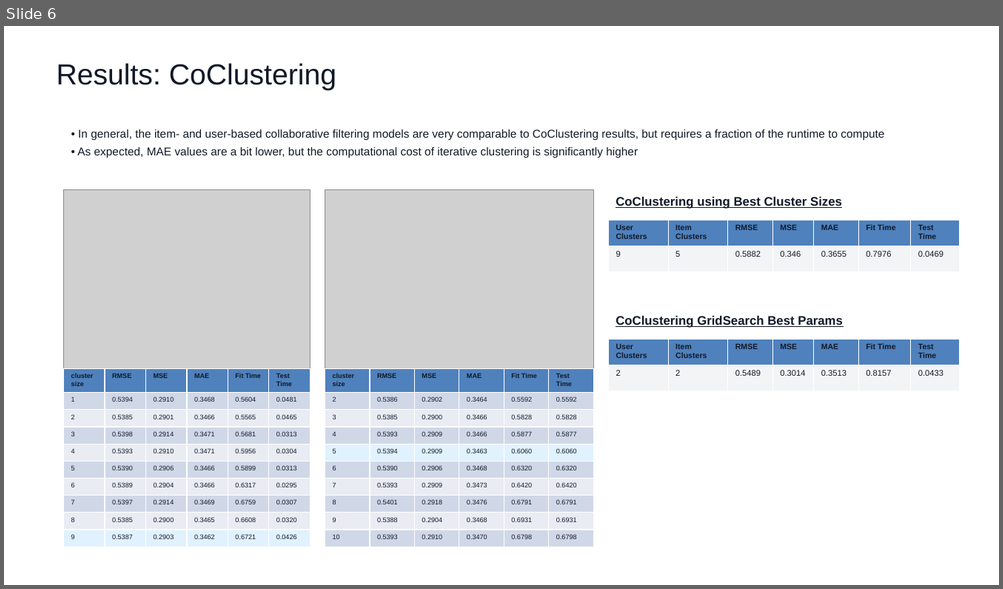
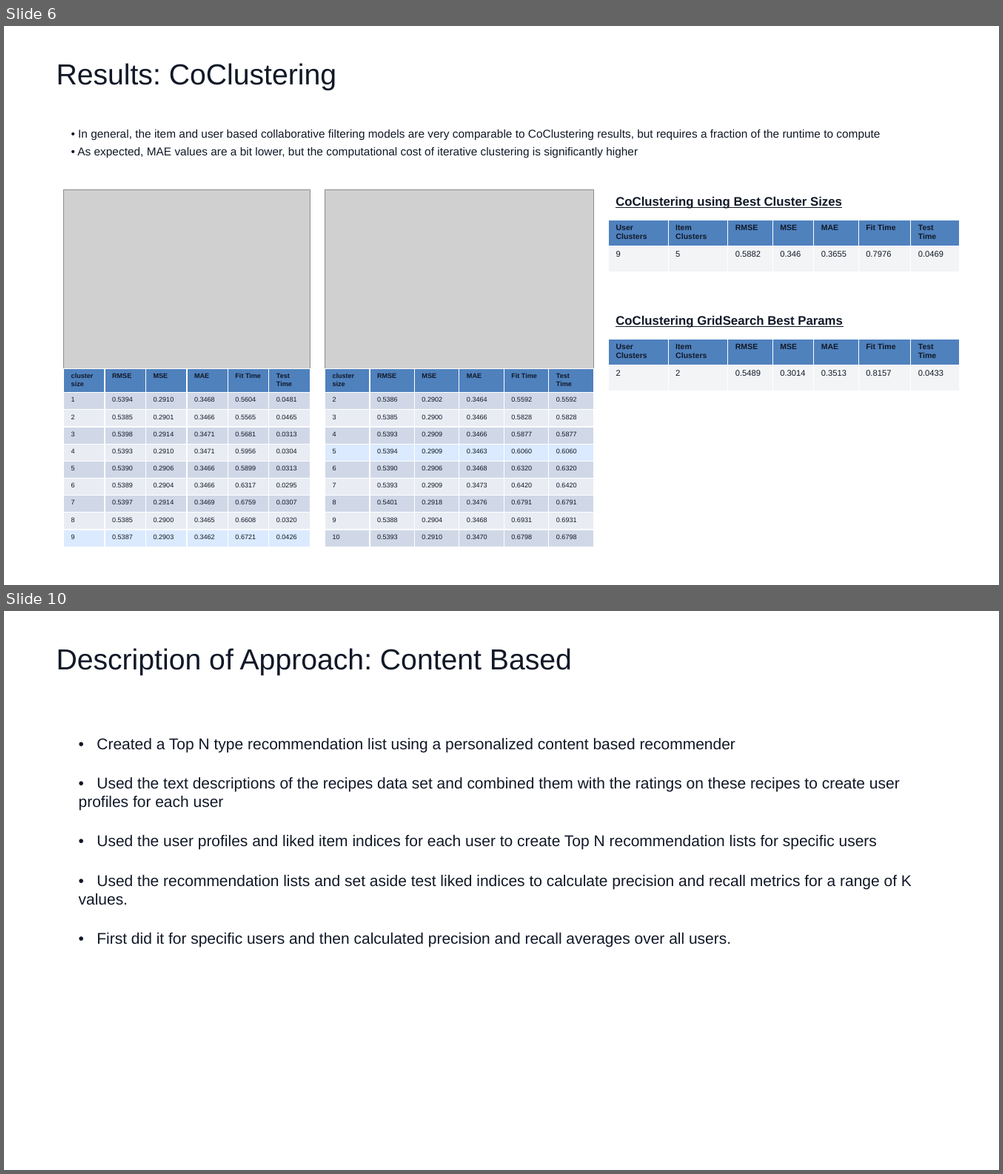
Before and after one commit to vidhyawalke/Recipe-Recommender-System, a slide deck: Recipe_Recommender_Presentation.pptx. Shown one above the other, each under a label of ours: slide 6 before the commit, slides 6 and 10 after it; the slides between them are not shown. The pictures are 1003x589 and 1003x1174 pixels, drawn with LibreOffice and Linux fonts; fonts in the diff are those of the drawing; grey boxes stand for pictures. Boxes give left, top, right and bottom in pixels: in the first picture for what was removed or moved away, otherwise in the second. Text is boxed around its words. In the diff, an @@ line names an element or a change of style, - is before the commit and + after.

```diff
--- a/Recipe_Recommender_Presentation.pptx
+++ b/Recipe_Recommender_Presentation.pptx
@@ slide 10 added at bbox=[4, 611, 999, 1170], background #FFFFFF @@
@@ rectangle added at bbox=[4, 611, 999, 1170], fill #FFFFFF, outline #FFFFFF 0.75 pt @@
@@ text added at bbox=[57, 648, 572, 675], 28 pt, text #111827 @@
+Description of Approach: Content Based
@@ text added at bbox=[79, 738, 911, 947], 15 pt, text #111827 @@
+• Created a Top N type recommendation list using a personalized content based recommender
+• Used the text descriptions of the recipes data set and combined them with the ratings on these recipes to create user profiles for each user
+• Used the user profiles and liked item indices for each user to create Top N recommendation lists for specific users
+• Used the recommendation lists and set aside test liked indices to calculate precision and recall metrics for a range of K values.
+• First did it for specific users and then calculated precision and recall averages over all users.
@@ slide 6 changed as well @@
@@ text at bbox=[78, 130, 879, 140]: text changed @@
-• In general, the item- and user-based collaborative filtering models are very comparable to CoClustering results, but requires a fraction of the runtime to compute
+• In general, the item and user based collaborative filtering models are very comparable to CoClustering results, but requires a fraction of the runtime to compute
```
Also in this commit, not shown: 5 other slides changed, 6 other slides added, 2 slides removed.
